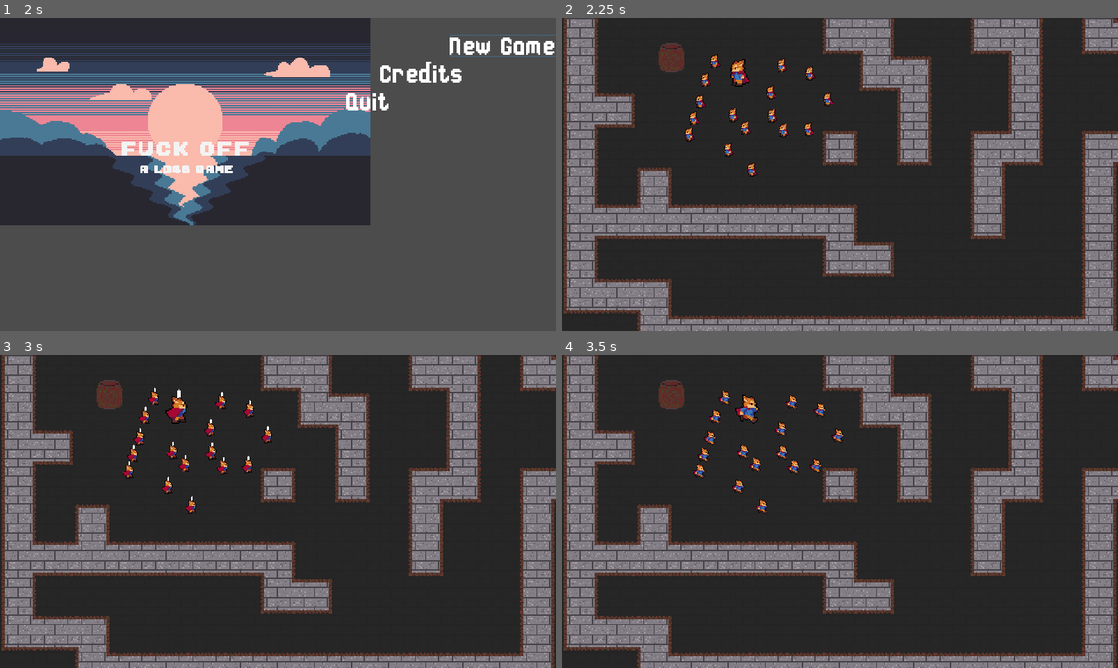
Above: before the commit, frames 1-4 (two rows, left to right).
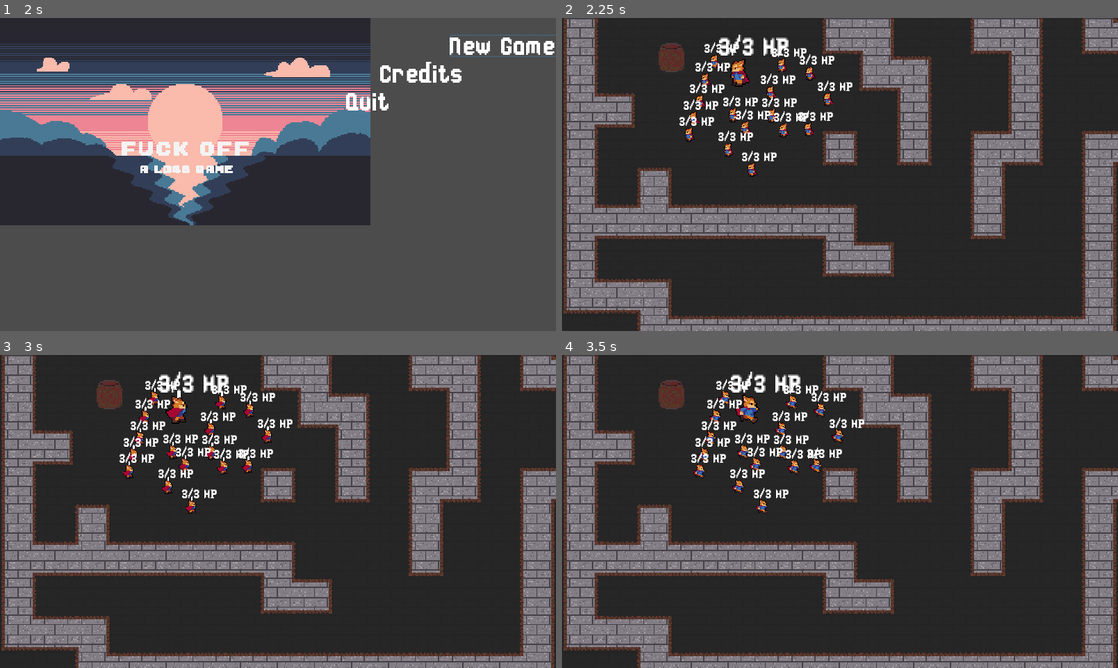
Above: after the commit, the same moments.

Repository: creyD/ludum_dare_46
Game: Godot game, scene res://Menus/TitleScreen/TitleScreen.tscn
The game is run twice, just before and just after one commit, with the same random seed, the same clock (stepped at 60 frames per second) and the same inputs.
Inputs (mouse positions are in pixels of both pictures, inside the frame that each line leads up to):
- Up to frame 1 (2 s): move the mouse to (400, 158) at 0.52 s; hold D (right) 0.53-1.28 s; click (400, 158) at 0.6 s; move the mouse to (166, 190) at 1.27 s; hold S (down) from 1.28 s (still down); tap Space (roll) at 1.35 s
- Up to frame 2 (2.25 s): release S (down) at 2 s; click "New Game" at 2 s
- Up to frame 3 (3 s): tap Enter at 2.75 s; move the mouse to (333, 442) at 2.77 s; hold D (right) from 2.78 s (still down); click (333, 442) at 2.85 s
- Up to frame 4 (3.5 s): keep holding D (right)

Frame 1 is identical in both runs. In frame 2, 2.0% of the frame differs, in the area x 21-53%, y 5-46%; in frame 3, 2.0%; in frame 4, 2.0%.

Commit message:
Statsscript with speed

Diff:
--- a/src/Overlap/Stats.gd
+++ b/src/Overlap/Stats.gd
@@ -2,6 +2,9 @@
 
 export(int) var max_health := 1
 onready var health := max_health setget set_health
+
+export(int) var max_speed := 125
+onready var speed := max_speed setget set_speed
 
 signal no_health
 
@@ -9,3 +12,9 @@
 	health = value
 	if health < 1:
 		emit_signal("no_health")
+
+func set_speed(value):
+	if value > max_speed:
+		speed = max_speed
+	else:
+		speed = value
--- a/src/Player/Player.gd
+++ b/src/Player/Player.gd
@@ -11,6 +11,8 @@
 export(int, 0, 500) var FRICTION := 200 # Speed at which the player deaccelarates
 export(int, 0, 500) var ACCELERATION := 450
 # Reference for the current player
+onready var debug_label := $DebugLabel
+onready var player_stats := $Stats
 onready var animation_player := $AnimationPlayer
 onready var animation_tree := $AnimationTree
 onready var animation_state = animation_tree.get("parameters/playback")
@@ -23,7 +25,12 @@
 
 var movementState = moveState.MOVE
 
+func _debug_update():
+	debug_label.text = str(player_stats.health) + "/" + str(player_stats.max_health) + " HP"
+
+
 func _physics_process(delta):
+	_debug_update()
 	match movementState:
 		moveState.MOVE:
 			movement_move(delta)
--- a/src/Player/Player.tscn
+++ b/src/Player/Player.tscn
@@ -1,9 +1,11 @@
-[gd_scene load_steps=52 format=2]
+[gd_scene load_steps=55 format=2]
 
 [ext_resource path="res://Player/Player.gd" type="Script" id=1]
 [ext_resource path="res://Player/Player.png" type="Texture" id=2]
 [ext_resource path="res://HurtHit_Box/Hurtbox.tscn" type="PackedScene" id=3]
 [ext_resource path="res://HurtHit_Box/Hitbox.tscn" type="PackedScene" id=4]
+[ext_resource path="res://Overlap/Stats.tscn" type="PackedScene" id=5]
+[ext_resource path="res://Fonts/Harmonic/Harmonic.ttf" type="DynamicFontData" id=6]
 
 [sub_resource type="CapsuleShape2D" id=1]
 radius = 2.15976
@@ -605,6 +607,10 @@
 [sub_resource type="CapsuleShape2D" id=47]
 radius = 4.03497
 height = 6.99104
+
+[sub_resource type="DynamicFont" id=48]
+size = 12
+font_data = ExtResource( 6 )
 
 [node name="Player" type="KinematicBody2D"]
 script = ExtResource( 1 )
@@ -674,6 +680,20 @@
 position = Vector2( 8.43416, 0.0698299 )
 shape = SubResource( 47 )
 disabled = true
+
+[node name="Stats" parent="." instance=ExtResource( 5 )]
+max_health = 3
+
+[node name="DebugLabel" type="Label" parent="."]
+margin_left = -8.0
+margin_top = -21.0
+margin_right = 10.0
+margin_bottom = -9.0
+custom_fonts/font = SubResource( 48 )
+text = "BLa"
+__meta__ = {
+"_edit_use_anchors_": false
+}
 [connection signal="area_entered" from="Hurtbox" to="." method="_on_Hurtbox_area_entered"]
 
 [editable path="Hurtbox"]
